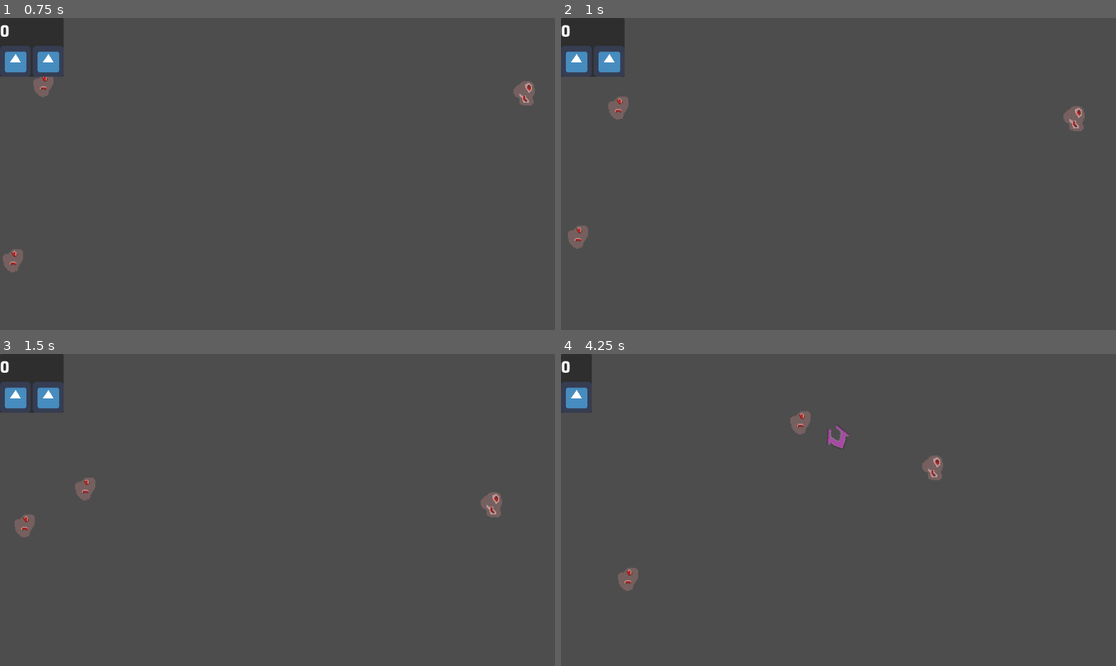
Above: before the commit, frames 1-4 (two rows, left to right).
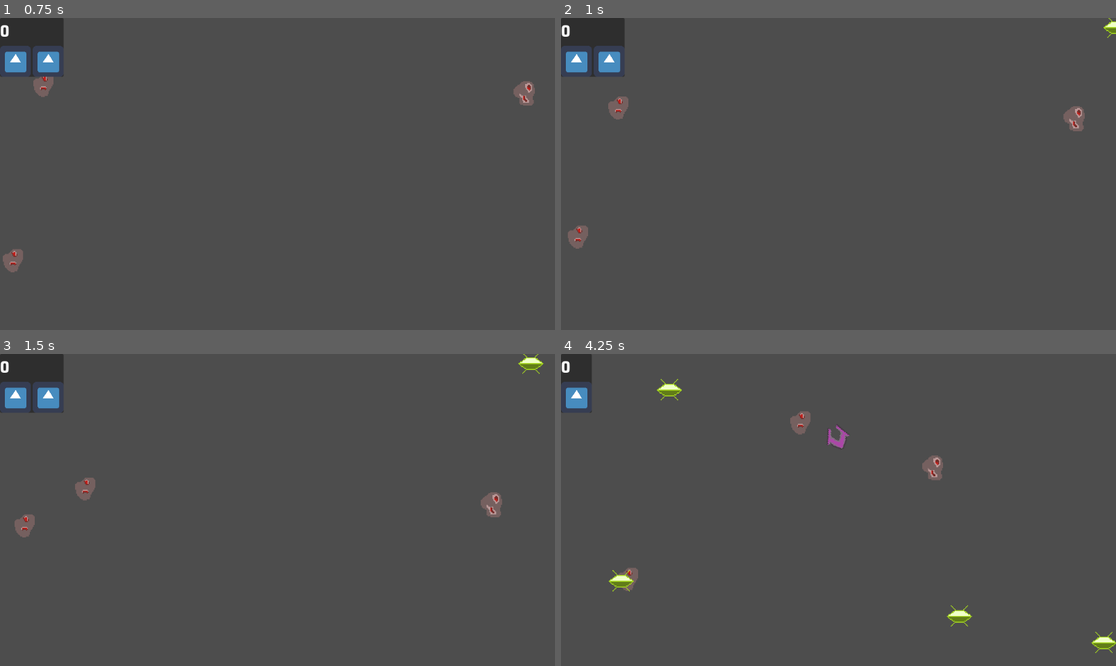
Above: after the commit, the same moments.

Repository: unblinky/space-rocks
Game: Godot game, scene res://Main/Main.tscn
Two runs of this game, one before a commit and one after it. Both use one fixed random seed, a clock stepped at 60 frames per second and the inputs below. The engine's default icon, where the game draws it, is replaced by a stand-in: a white triangle on a blue panel in a dark square.
Inputs (mouse positions are in pixels of both pictures, inside the frame that each line leads up to):
- Up to frame 1 (0.75 s): click "Play" at 0.5 s
- Up to frame 2 (1 s): no input
- Up to frame 3 (1.5 s): move the mouse to (399, 494) at 1.27 s; click (399, 494) at 1.35 s
- Up to frame 4 (4.25 s): move the mouse to (727, 525) at 2.02 s; tap Space (launch) at 2.1 s; move the mouse to (894, 441) at 2.77 s; hold Right mouse button (thrust) 2.78-3.53 s; move the mouse to (810, 572) at 3.52 s; tap A (turn_ccw) at 3.6 s

Frame 1 is identical in both runs. In frame 2, less than 0.1% of the frame differs, in the area x 97-100%, y 0-7%; in frame 3, 0.1%; in frame 4, 0.6%, in the area x 8-100%, y 8-96%.

Commit message:
UFO Points.

Diff:
--- a/Code/Main/Main.tscn
+++ b/Code/Main/Main.tscn
@@ -7,5 +7,6 @@
 script = ExtResource("1")
 
 [node name="Timer" type="Timer" parent="."]
+autostart = true
 
 [node name="PauseMenu" parent="." instance=ExtResource("3_amygn")]
--- a/Code/UFO/UFO.gd
+++ b/Code/UFO/UFO.gd
@@ -7,10 +7,14 @@
 var traveling_left: bool = false
 var speed: float = 100.0 # px / sec.
 var y_direction: float = 0.0
+var point_value: int = 50
 
 func _ready() -> void:
+	## Signal Hooks.
 	timer.timeout.connect(OnTimedOut) # Signal hook
+	area_entered.connect(OnAreaEntered)
 
+	## Init here...
 	traveling_left = randi_range(0, 1)
 	if traveling_left:
 		position.x = get_viewport().size.x
@@ -46,3 +50,9 @@
 		else:
 			y_direction = -1
 		#print("Switch Y direction.")
+
+func OnAreaEntered(area: Area2D):
+	if area is Bullet:
+		area.ship.player.UpdateScore(point_value)
+		area.Destroy()
+		queue_free() # TODO: Finish Destroy().
